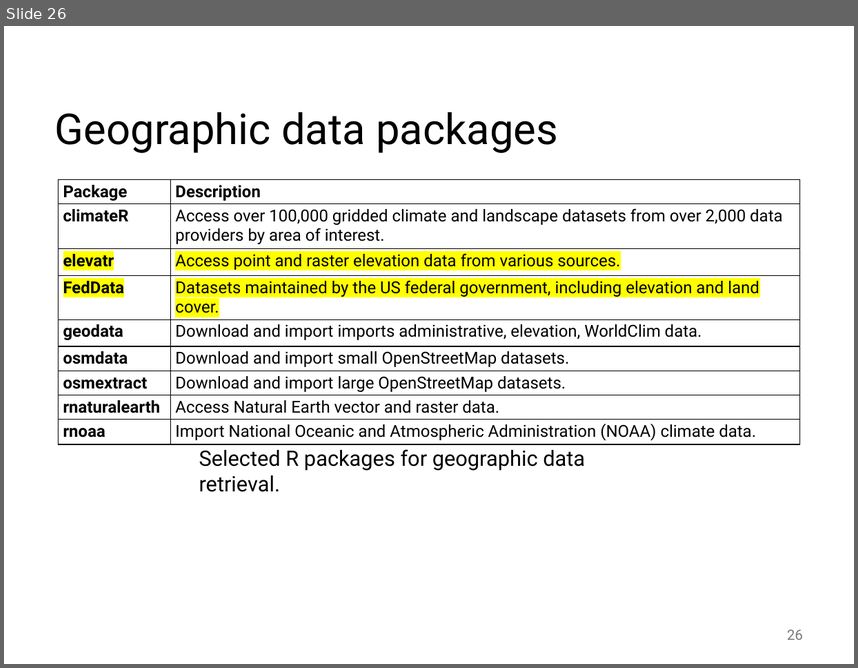
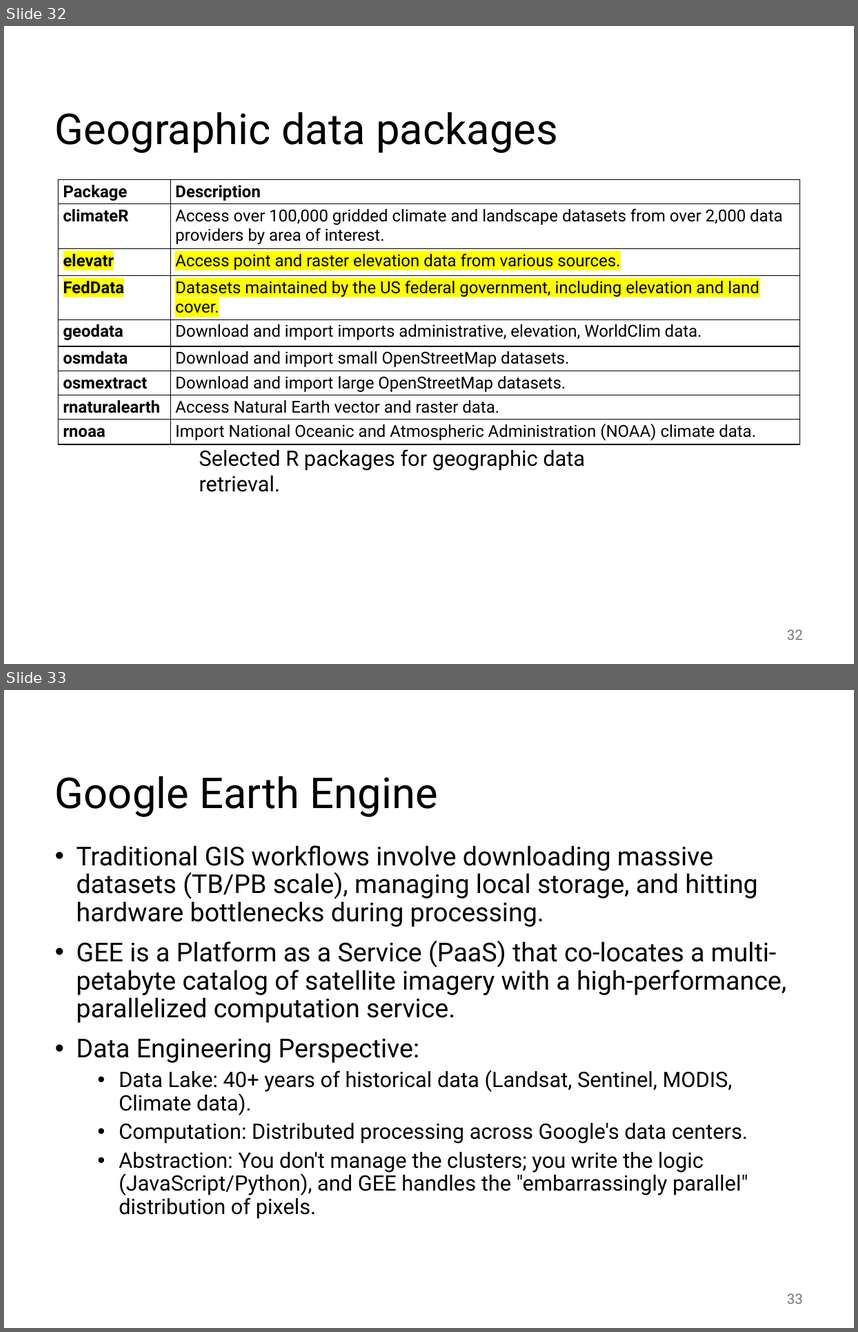
Before and after one commit to abuabara/abuabara.github.io, a slide deck: DAEN489S26/week10_slides.pptx. Shown one above the other, each under a label of ours: slide 26 before the commit, slides 32 and 33 after it. The pictures are 858x668 and 858x1332 pixels, drawn with LibreOffice and Linux fonts; fonts in the diff are those of the drawing. Boxes give left, top, right and bottom in pixels: in the first picture for what was removed or moved away, otherwise in the second. Text is boxed around its words. In the diff, an @@ line names an element or a change of style, - is before the commit and + after.

```diff
--- a/DAEN489S26/week10_slides.pptx
+++ b/DAEN489S26/week10_slides.pptx
@@ slide 33 added at (4,690,854,1328), background #FFFFFF @@
@@ title added at (55,776,438,817), 36 pt, text #000000 @@
+Google Earth Engine
@@ text added at (76,845,786,1219), 22 pt, text #000000 @@
+• Traditional GIS workflows involve downloading massive datasets (TB/PB scale), managing local storage, and hitting hardware bottlenecks during processing.
+• GEE is a Platform as a Service (PaaS) that co-locates a multi-petabyte catalog of satellite imagery with a high-performance, parallelized computation service.
+• Data Engineering Perspective:
+  • Data Lake: 40+ years of historical data (Landsat, Sentinel, MODIS, Climate data).
+  • Computation: Distributed processing across Google's data centers.
+  • Abstraction: You don't manage the clusters; you write the logic (JavaScript/Python), and GEE handles the "embarrassingly parallel" distribution of pixels.
@@ page number added at (787,1293,803,1303), 12 pt, text #797979 @@
+33
@@ what was slide 26 is now slide 32 @@
@@ page number at (787,629,803,639): text changed @@
-26
+32
```
Also in this commit, not shown: 2 slides changed, 2 other slides added, 1 other file.
